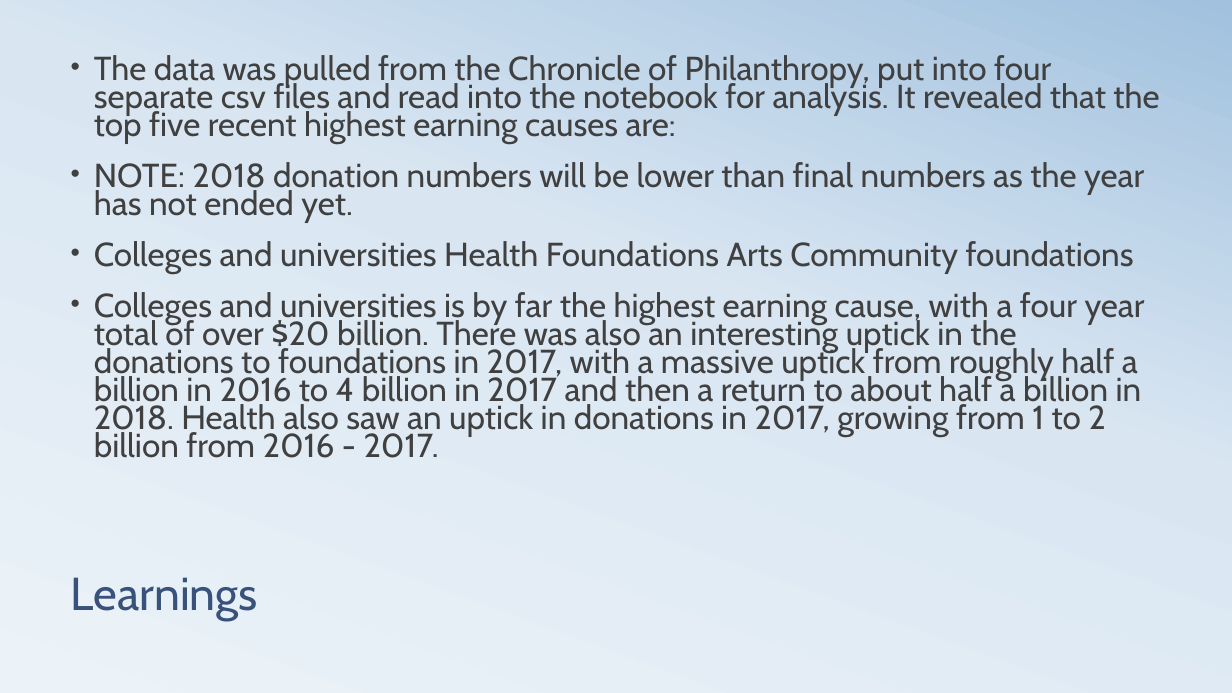
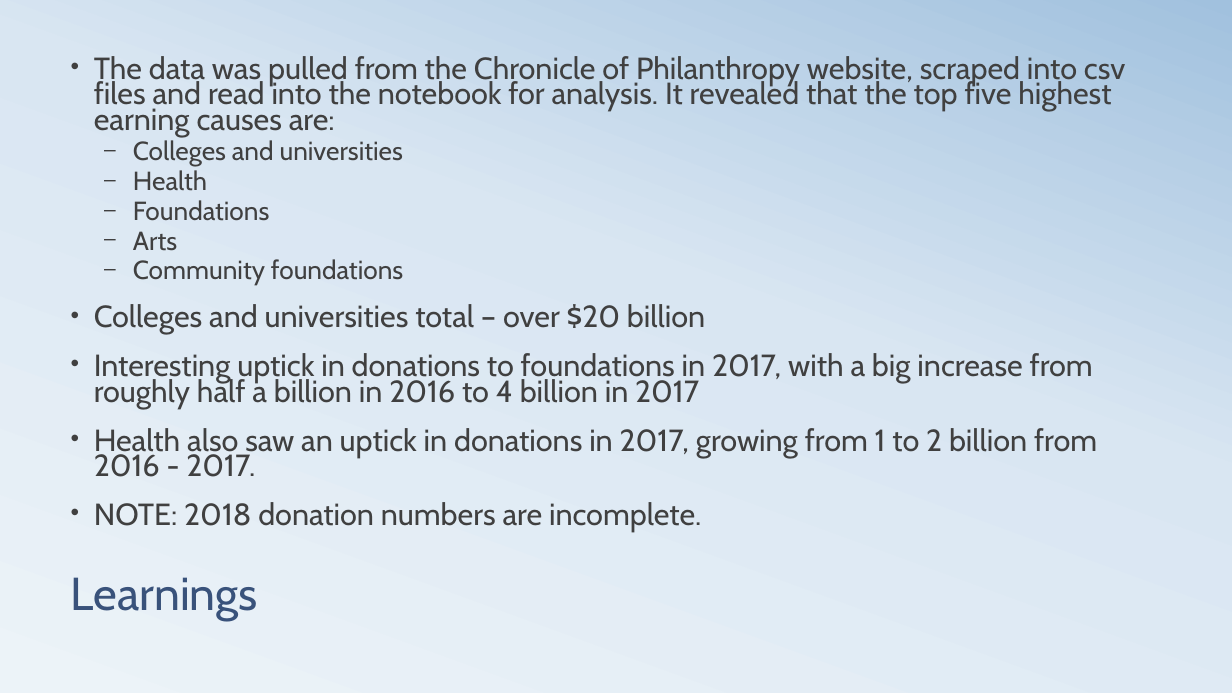
Before and after one commit to kjwunderlich/project-one---sphinx, a slide deck: slide 12 of Team_Sphinx_Presentation_20181011.pptx. Drawn at 1232x693 pixels with LibreOffice and Linux fonts; fonts in the diff are those of the drawing. Boxes give left, top, right and bottom in pixels: in the first picture for what was removed or moved away, otherwise in the second. Text is boxed around its words. In the diff, an @@ line names an element or a change of style, - is before the commit and + after.

```diff
--- a/Team_Sphinx_Presentation_20181011.pptx
+++ b/Team_Sphinx_Presentation_20181011.pptx
@@ text at [94,56,1126,532]: text changed; size 25.9 to 23.8 pt @@
-• The data was pulled from the Chronicle of Philanthropy, put into four separate csv files and read into the notebook for analysis. It revealed that the top five recent highest earning causes are:
-• NOTE: 2018 donation numbers will be lower than final numbers as the year has not ended yet.
-• Colleges and universities Health Foundations Arts Community foundations
-• Colleges and universities is by far the highest earning cause, with a four year total of over $20 billion. There was also an interesting uptick in the donations to foundations in 2017, with a massive uptick from roughly half a billion in 2016 to 4 billion in 2017 and then a return to about half a billion in 2018. Health also saw an uptick in donations in 2017, growing from 1 to 2 billion from 2016 - 2017.
+• The data was pulled from the Chronicle of Philanthropy website, scraped into csv files and read into the notebook for analysis. It revealed that the top five highest earning causes are:
+  – Colleges and universities
+  – Health
+  – Foundations
+  – Arts
+  – Community foundations
+• Colleges and universities total – over $20 billion
+• Interesting uptick in donations to foundations in 2017, with a big increase from roughly half a billion in 2016 to 4 billion in 2017
+• Health also saw an uptick in donations in 2017, growing from 1 to 2 billion from 2016 - 2017.
+• NOTE: 2018 donation numbers are incomplete.
```
Also in this commit, not shown: 10 other slides changed, 2 other files.
